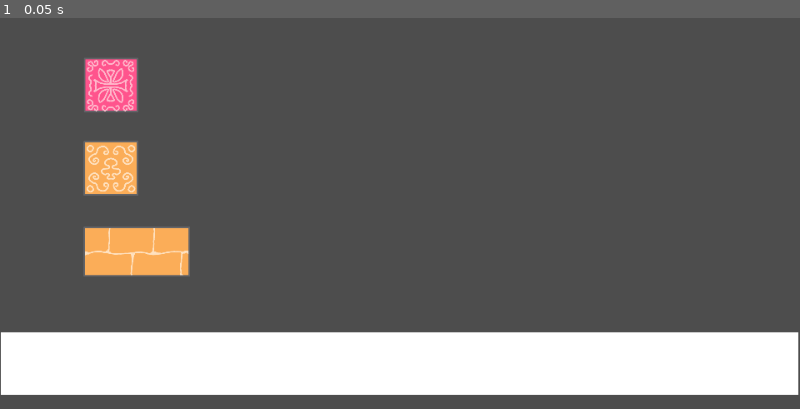
Above: before the commit, frame 1.
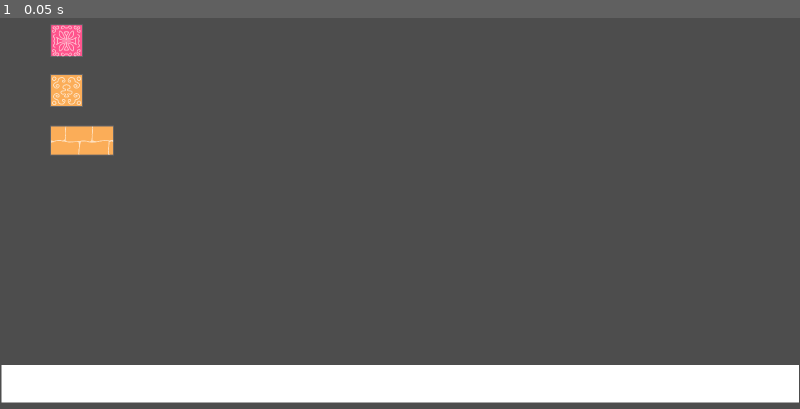
Above: after the commit, the same moment.

Repository: yjin910517/godot-physics-toys
Game: Godot game, scene res://scenes/Main.tscn
The game is run twice, just before and just after one commit, with the same random seed, the same clock (stepped at 60 frames per second) and the same inputs. The project has no main scene, so this scene is started directly.
Inputs:
- Up to frame 1 (0.05 s): no input

The runs differ from the first frame. In frame 1, 15% of the frame differs, in the area x 0-100%, y 1-99%.

Commit message:
created ghost preview for cursor, changed project window size

Diff:
--- a/project.godot
+++ b/project.godot
@@ -20,6 +20,6 @@
 
 [display]
 
-window/size/viewport_width=960
-window/size/viewport_height=540
+window/size/viewport_width=1600
+window/size/viewport_height=900
 window/stretch/mode="viewport"
--- /dev/null
+++ b/scenes/Ghost.tscn
@@ -0,0 +1,13 @@
+[gd_scene load_steps=3 format=3 uid="uid://dsbngp2q5qcl3"]
+
+[ext_resource type="Script" path="res://scripts/ghost.gd" id="1_axhrp"]
+[ext_resource type="Texture2D" uid="uid://dxawdghxusx1e" path="res://arts/wide 1.png" id="1_kg8cg"]
+
+[node name="Ghost" type="Node2D"]
+script = ExtResource("1_axhrp")
+
+[node name="Sprite2D" type="Sprite2D" parent="."]
+modulate = Color(1, 1, 1, 0.498039)
+z_index = 100
+scale = Vector2(0.5, 0.5)
+texture = ExtResource("1_kg8cg")
--- a/scenes/Main.tscn
+++ b/scenes/Main.tscn
@@ -1,10 +1,11 @@
-[gd_scene load_steps=4 format=3 uid="uid://dv4qqoik3ktus"]
+[gd_scene load_steps=5 format=3 uid="uid://dv4qqoik3ktus"]
 
 [ext_resource type="Script" path="res://scripts/main.gd" id="1_k3f3p"]
 [ext_resource type="PackedScene" uid="uid://bk7cqf1ypt21e" path="res://scenes/ToyBoxMenu.tscn" id="2_m1mll"]
+[ext_resource type="PackedScene" uid="uid://dsbngp2q5qcl3" path="res://scenes/Ghost.tscn" id="3_udox3"]
 
 [sub_resource type="RectangleShape2D" id="RectangleShape2D_4lxex"]
-size = Vector2(957, 75)
+size = Vector2(1598, 75)
 
 [node name="Main" type="Node2D"]
 script = ExtResource("1_k3f3p")
@@ -12,7 +13,8 @@
 [node name="Blocks" type="Node2D" parent="."]
 
 [node name="Floor" type="StaticBody2D" parent="."]
-position = Vector2(116, 383)
+position = Vector2(118, 735)
+metadata/_edit_group_ = true
 
 [node name="ColorRect" type="ColorRect" parent="Floor"]
 anchors_preset = 8
@@ -22,14 +24,15 @@
 anchor_bottom = 0.5
 offset_left = -115.0
 offset_top = 47.0
-offset_right = 842.0
+offset_right = 1480.0
 offset_bottom = 122.0
 grow_horizontal = 2
 grow_vertical = 2
-metadata/_edit_group_ = true
 
 [node name="CollisionShape2D" type="CollisionShape2D" parent="Floor"]
-position = Vector2(362.5, 84.5)
+position = Vector2(683, 84.5)
 shape = SubResource("RectangleShape2D_4lxex")
 
 [node name="Menu" parent="." instance=ExtResource("2_m1mll")]
+
+[node name="Ghost" parent="." instance=ExtResource("3_udox3")]
--- a/scripts/block_box.gd
+++ b/scripts/block_box.gd
@@ -1,7 +1,7 @@
 extends Node2D
 class_name ToyBox
 
-signal block_selected(scene: PackedScene)
+signal block_selected(block_id: String)
 
 @onready var block_item_scene: PackedScene = preload("res://scenes/BlockItem.tscn")
 
@@ -48,5 +48,4 @@
 	for btn in _buttons:
 		btn.set_selected(btn.block_id == block_id)
 
-	var scene: PackedScene = BlockDatabase.blocks[block_id]["scene"]
-	emit_signal("block_selected", scene)
+	emit_signal("block_selected", block_id)
--- /dev/null
+++ b/scripts/ghost.gd
@@ -0,0 +1,16 @@
+extends Node2D
+class_name Ghost
+
+@onready var sprite: Sprite2D = $Sprite2D
+
+
+func set_texture(tex: Texture2D) -> void:
+	sprite.texture = tex
+
+# TBD
+func set_valid(valid: bool) -> void:
+	# Optional: green/red tint
+	if valid:
+		sprite.modulate = Color(1, 1, 1, 0.5)
+	else:
+		sprite.modulate = Color(1, 0.2, 0.2, 0.5)
--- a/scripts/main.gd
+++ b/scripts/main.gd
@@ -2,17 +2,33 @@
 
 @onready var blocks_container: Node2D = $Blocks
 @onready var block_menu: ToyBox = $Menu
+@onready var ghost: Ghost = $Ghost
 
 var current_block_scene: PackedScene
+var selected_block_id: String = ""
 
 
 func _ready():
 	block_menu.connect("block_selected", Callable(self, "_on_block_selected"))
 
+	ghost.visible = false
 
-func _on_block_selected(scene: PackedScene):
-	current_block_scene = scene
-	print("Selected block:", scene.resource_path)
+
+func _process(delta):
+	if not ghost.visible:
+		return
+
+	ghost.global_position = get_global_mouse_position()
+
+
+func _on_block_selected(block_id: String):
+	selected_block_id = block_id
+	var data: Dictionary = BlockDatabase.blocks[selected_block_id]
+	current_block_scene = data["scene"]
+
+	# update ghost
+	ghost.set_texture(data["icon"])
+	ghost.visible = true
 
 
 func _unhandled_input(event):
